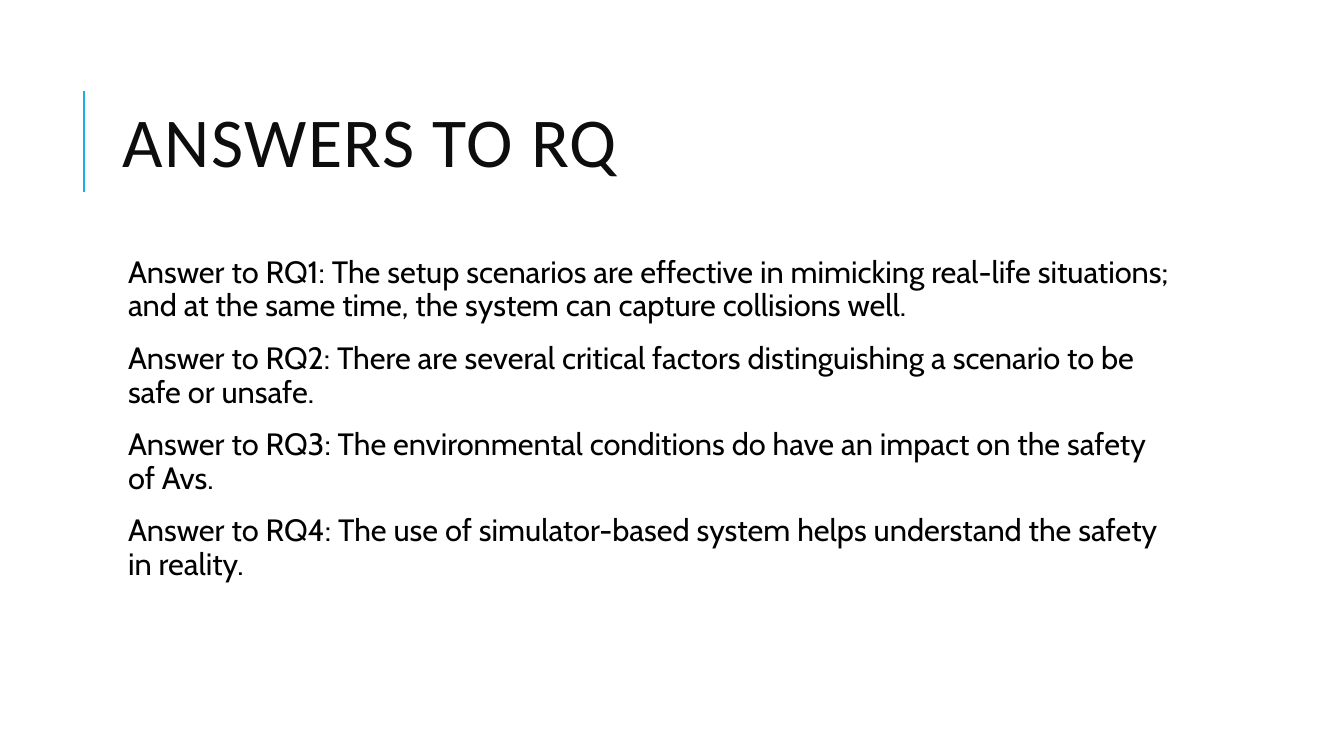
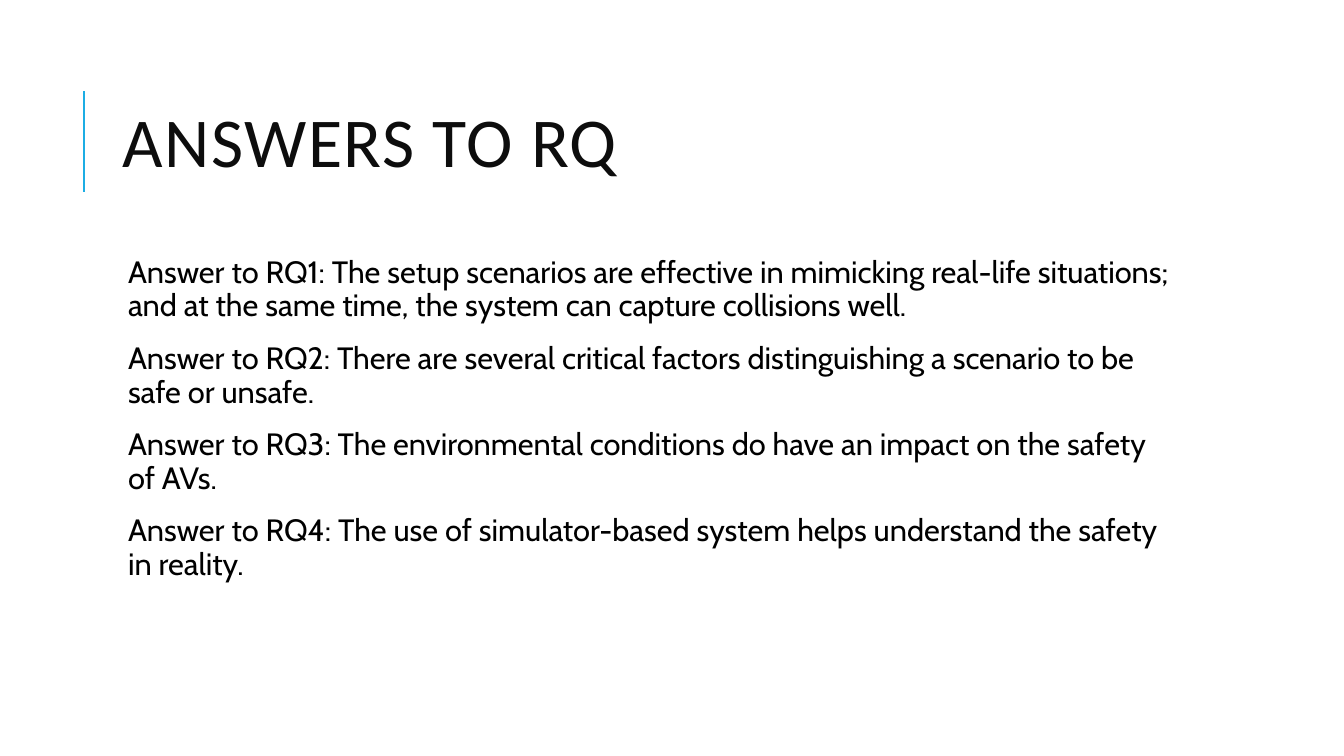
Before and after one commit to Swinburne-AV-Challenge-2021/Deliverable2, a slide deck: slide 25 of presentation/AVTest-Swinburne.pptx (slide 17 before the commit). Drawn at 1344x756 pixels with LibreOffice and Linux fonts; fonts in the diff are those of the drawing; background and template pictures are left out. Boxes give left, top, right and bottom in pixels: in the first picture for what was removed or moved away, otherwise in the second. Text is boxed around its words. In the diff, an @@ line names an element or a change of style, - is before the commit and + after.

```diff
--- a/presentation/AVTest-Swinburne.pptx
+++ b/presentation/AVTest-Swinburne.pptx
@@ text at bbox=[128, 432, 1146, 490]: text changed @@
-  Answer to RQ3: The environmental conditions do have an impact on the safety of Avs.
+  Answer to RQ3: The environmental conditions do have an impact on the safety of AVs.
```
Also in this commit, not shown: 7 other slides changed, 8 slides added.
